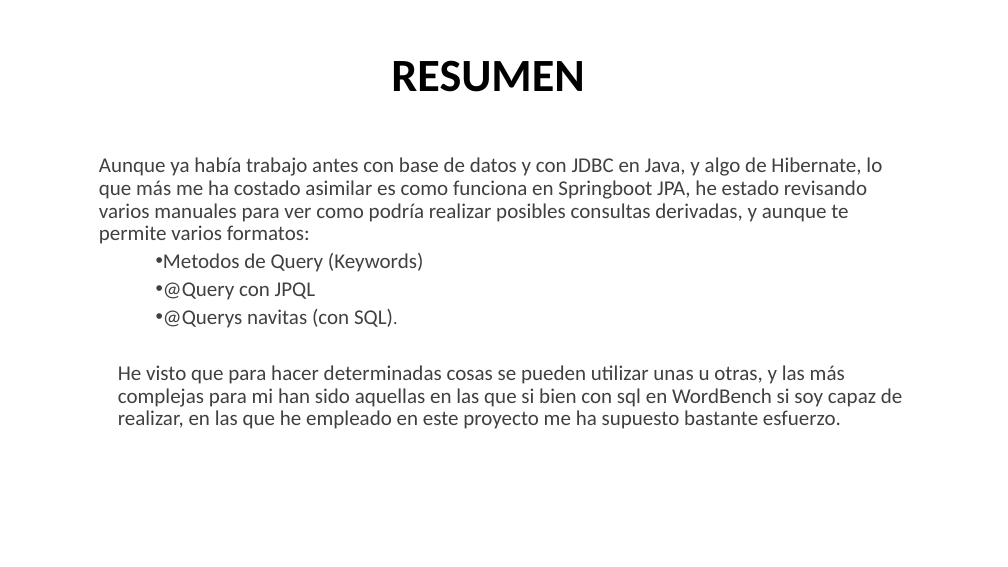
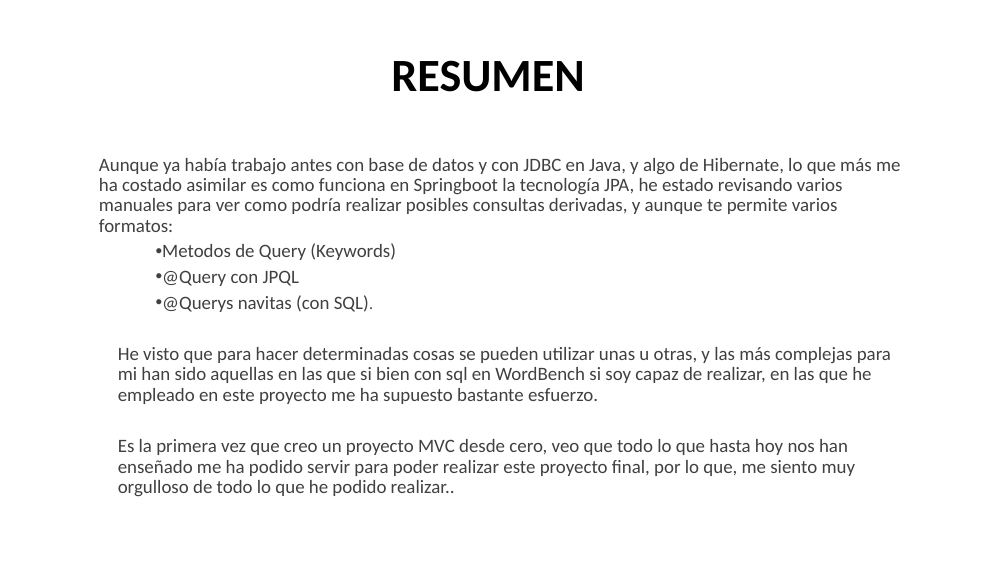
Before and after one commit to Peypa0512/Proyecto_Final, a slide deck: slide 27 of Presentación proyecto.pptx (slide 28 before the commit). Drawn at 1008x567 pixels with LibreOffice and Linux fonts; fonts in the diff are those of the drawing. Boxes give left, top, right and bottom in pixels: in the first picture for what was removed or moved away, otherwise in the second. Text is boxed around its words. In the diff, an @@ line names an element or a change of style, - is before the commit and + after.

Commit message:
Comprobaciones finales

```diff
--- a/Presentación proyecto.pptx
+++ b/Presentación proyecto.pptx
@@ text at <box>99,158,900,232</box>: text changed; size 20 to 18 pt @@
-  Aunque ya había trabajo antes con base de datos y con JDBC en Java, y algo de Hibernate, lo que más me ha costado asimilar es como funciona en Springboot JPA, he estado revisando varios manuales para ver como podría realizar posibles consultas derivadas, y aunque te permite varios formatos:
+  Aunque ya había trabajo antes con base de datos y con JDBC en Java, y algo de Hibernate, lo que más me ha costado asimilar es como funciona en Springboot la tecnología JPA, he estado revisando varios manuales para ver como podría realizar posibles consultas derivadas, y aunque te permite varios formatos:
@@ text at <box>118,243,891,404</box>: size 20 to 18 pt in "Metodos de Query (Keywords)", "@Query con JPQL", "@Querys navitas (con SQL).", "He visto que para hacer determinadas cosas ..."; size 17.1 to 15.4 pt in "SQL)." @@
@@ text at <box>118,439,856,497</box>: paragraph added @@
+  Es la primera vez que creo un proyecto MVC desde cero, veo que todo lo que hasta hoy nos han enseñado me ha podido servir para poder realizar este proyecto final, por lo que, me siento muy orgulloso de todo lo que he podido realizar..
```
Also in this commit, not shown: 18 other slides changed, 4 slides added, 4 slides removed, 22 other files.
